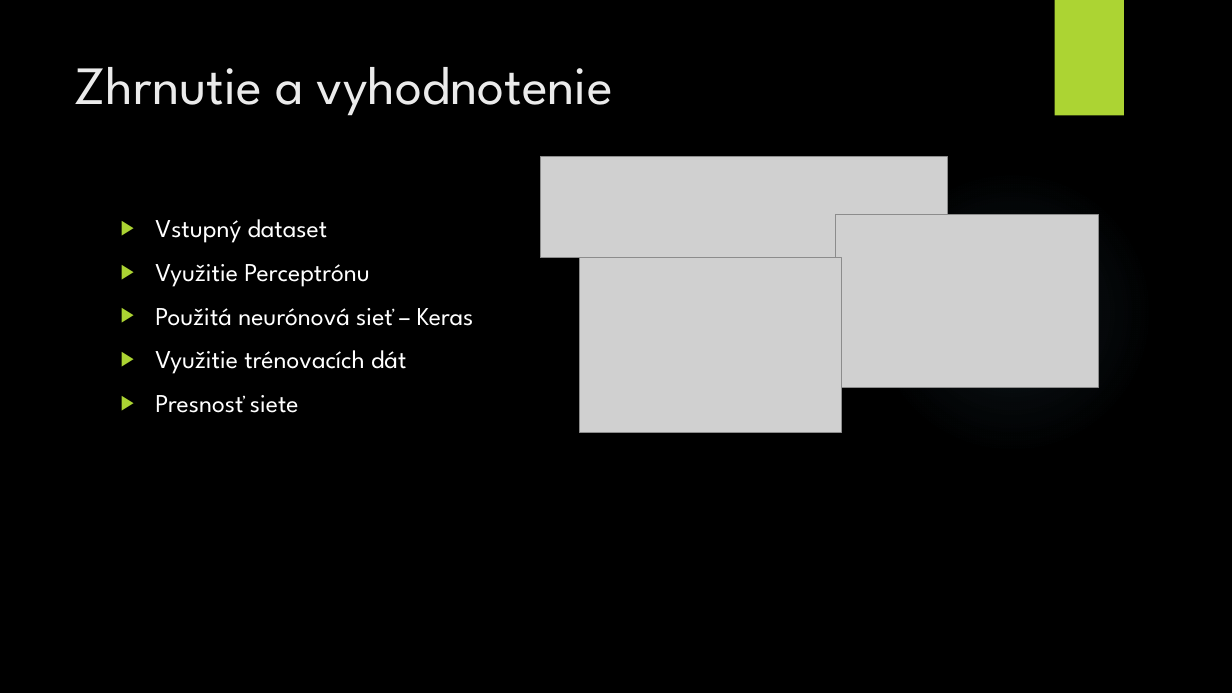
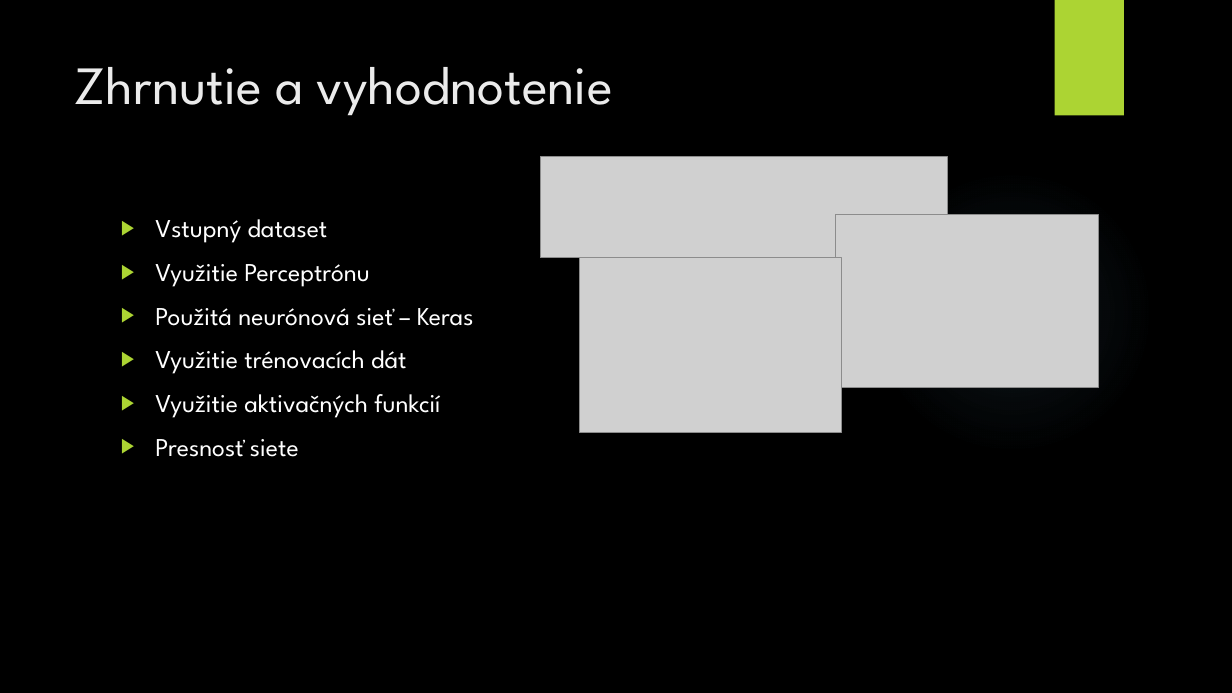
Before and after one commit to galis30/Galko_NS2020, a slide deck: slide 11 of prezentacia.pptx (slide 10 before the commit). Drawn at 1232x693 pixels with LibreOffice and Linux fonts; fonts in the diff are those of the drawing; grey boxes stand for pictures; background and template pictures are left out. Boxes give left, top, right and bottom in pixels: in the first picture for what was removed or moved away, otherwise in the second. Text is boxed around its words. In the diff, an @@ line names an element or a change of style, - is before the commit and + after.

```diff
--- a/prezentacia.pptx
+++ b/prezentacia.pptx
@@ text at [155, 394, 440, 418]: paragraph added @@
+▶ Využitie aktivačných funkcií
```
Also in this commit, not shown: 2 other slides changed, 1 slide added.
